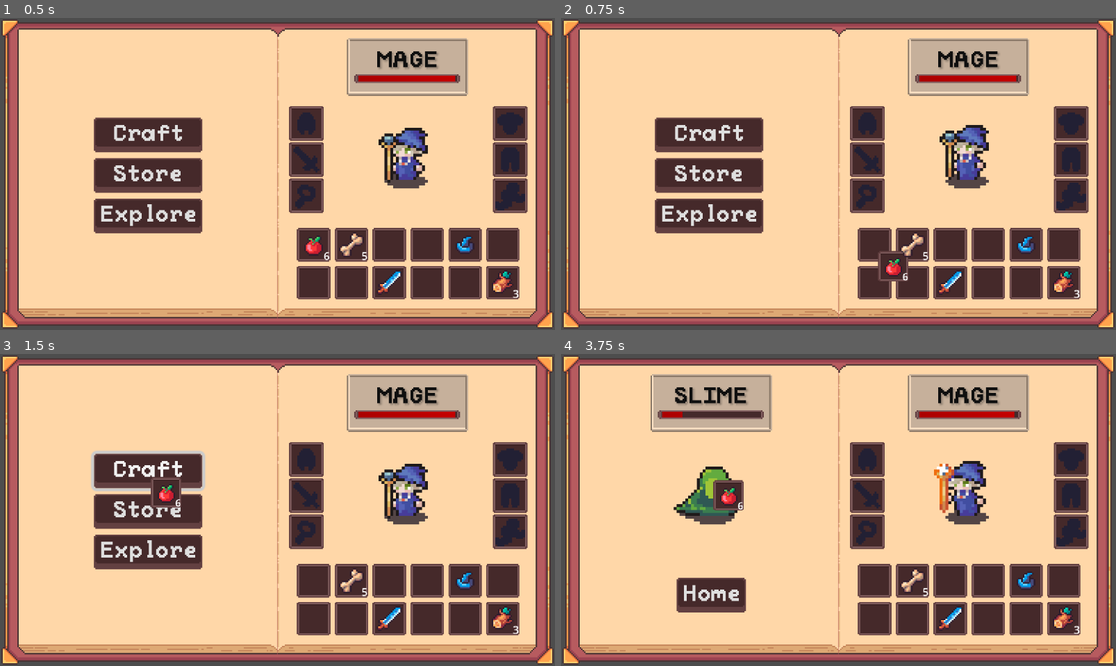
Above: before the commit, frames 1-4 (two rows, left to right).
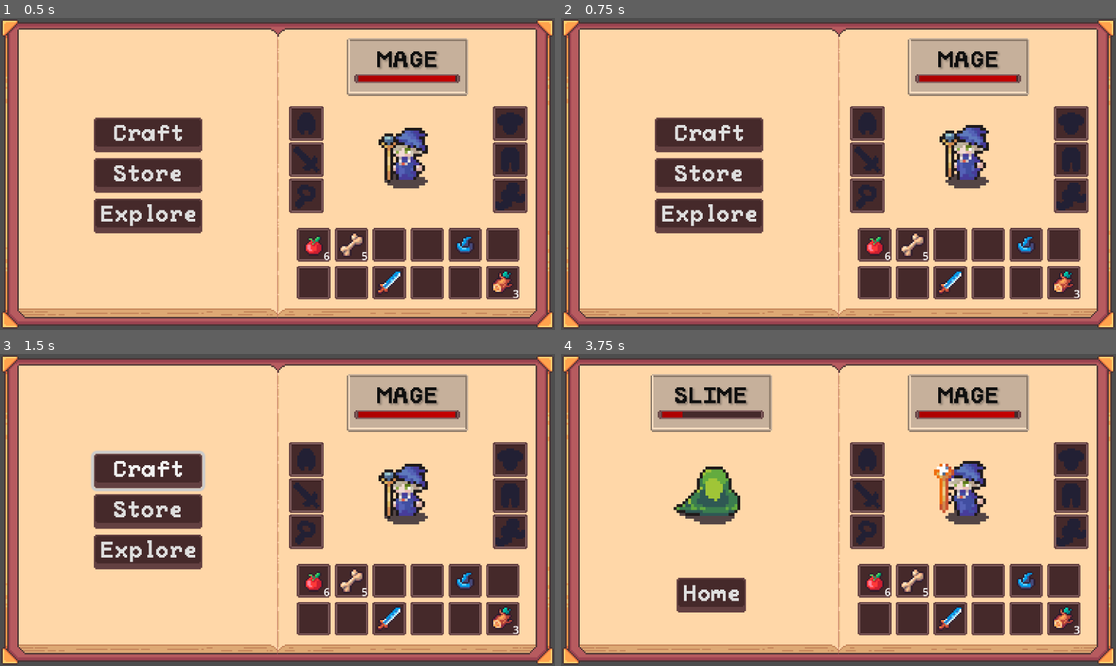
Above: after the commit, the same moments.

Repository: Blortlett/GodotIdle
Game: Godot game, scene res://Scenes/GuiNode.tscn
The game is run twice, just before and just after one commit, with the same random seed, the same clock (stepped at 60 frames per second) and the same inputs.
Inputs (mouse positions are in pixels of both pictures, inside the frame that each line leads up to):
- Up to frame 1 (0.5 s): no input
- Up to frame 2 (0.75 s): click (871, 242) at 0.52 s
- Up to frame 3 (1.5 s): click "Craft" at 1.25 s
- Up to frame 4 (3.75 s): click "Store" at 2 s; click "Explore" at 2.75 s; click "Sunny Meadow" at 3.5 s

Frame 1 is identical in both runs. In frame 2, 0.5% of the frame differs, in the area x 55-63%, y 70-85%; in frame 3, 0.5%; in frame 4, 0.7%, in the area x 27-60%, y 40-78%.

Commit message:
Swapped click code over to new drag code

Diff:
--- a/Inventory/Scripts/scrInventoryActions.gd
+++ b/Inventory/Scripts/scrInventoryActions.gd
@@ -23,14 +23,12 @@
 		var button: Button = slot.get_node("CenterContainer/Button")
 		button.mouse_entered.connect(func(): OnInventoryHovered(mEquipmentUI.GetUI(), i))
 		button.mouse_exited.connect(func(): OnInventoryUnhovered(mEquipmentUI.GetUI(), i))
-		button.pressed.connect(func(): OnEquipmentClicked(i))
 	# Sign up to InventoryUI interaction signals
 	for i in mInventorySlots.size():
 		var slot = mInventorySlots[i]
 		var button: Button = slot.get_node("CenterContainer/Button")
 		button.mouse_entered.connect(func(): OnInventoryHovered(mInventoryUI, i))
 		button.mouse_exited.connect(func(): OnInventoryUnhovered(mInventoryUI, i))
-		button.pressed.connect(func(): OnInventoryClicked(i))
 
 func OnInventoryHovered(inventoryUI: InventoryUI, slot_index: int):
 	mLastHoveredInvUI = inventoryUI;
@@ -52,10 +50,13 @@
 	print_debug("Clicked equipment slot index: %d" % slot_index)
 	OnSlotClicked(mEquipmentUI.GetUI(), slot_index)
 
-# Left Mouse Unclicked input here
+# Left Mouse click/release input here
 func _unhandled_input(event: InputEvent):
-	if event is InputEventMouseButton:
-		if event.button_index == MOUSE_BUTTON_LEFT and event.is_released():
+	# LeftMouse release
+	if event is InputEventMouseButton and event.button_index == MOUSE_BUTTON_LEFT:
+		if event.is_pressed():
+			OnLeftMouseButtonPressed()
+		elif event.is_released():
 			OnLeftMouseButtonReleased()
 
 #Called by both OnInventoryClicked & OnEquipmentClicked
@@ -65,21 +66,28 @@
 		DropDraggedItem(inventoryUI, slot_index)
 	# Try Pickup item from slot
 	else:
-		# track where item came from incase want to cancel
-		mLastAccessedInvUI = inventoryUI;
-		mLastAccessedID = slot_index
-		# Get Slot
-		var slot = inventoryUI.GetInventory().slots[slot_index]
-		if slot.amount == 0 or !slot.item:
-			return
-		mDragHandler.OnItemDragged(slot)
-		inventoryUI.UpdateSlots(); # Update Inventory UI
-		mIsItemHeld = true;
+		DragItem(inventoryUI, slot_index)
+
+func OnLeftMouseButtonPressed():
+	print_debug("Grab Item here :)")
+	DragItem(mLastHoveredInvUI, mLastHoveredID);
 
 func OnLeftMouseButtonReleased():
 	print_debug("Drop Item here :)")
 	DropDraggedItem(mLastAccessedInvUI, mLastAccessedID);
 
+func DragItem(inventoryUI: InventoryUI, slot_index: int):
+	# track where item came from incase want to cancel
+	mLastAccessedInvUI = inventoryUI;
+	mLastAccessedID = slot_index
+	# Get Slot
+	var slot = inventoryUI.GetInventory().slots[slot_index]
+	if slot.amount == 0 or !slot.item:
+		return
+	mDragHandler.OnItemDragged(slot)
+	inventoryUI.UpdateSlots(); # Update Inventory UI
+	mIsItemHeld = true;
+
 func DropDraggedItem(inventoryUI: InventoryUI, slot_index: int):
 	mDragHandler.OnItemDropped(inventoryUI.GetInventory().slots[slot_index])
 	inventoryUI.UpdateSlots(); # Update Inventory UI
